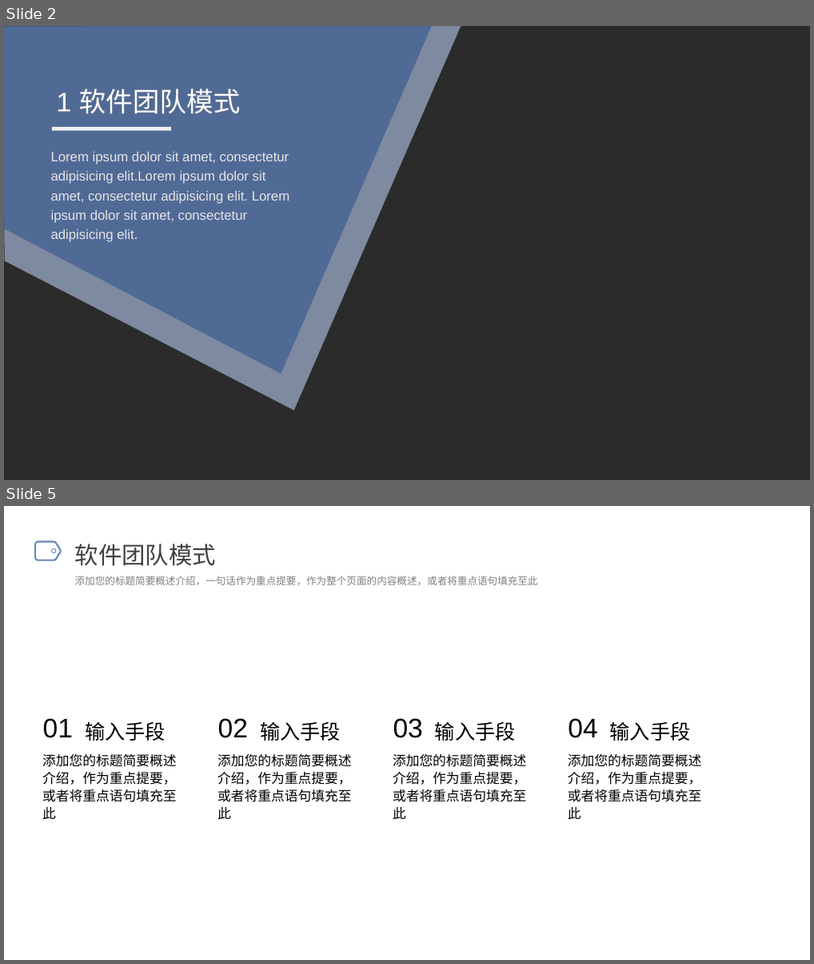
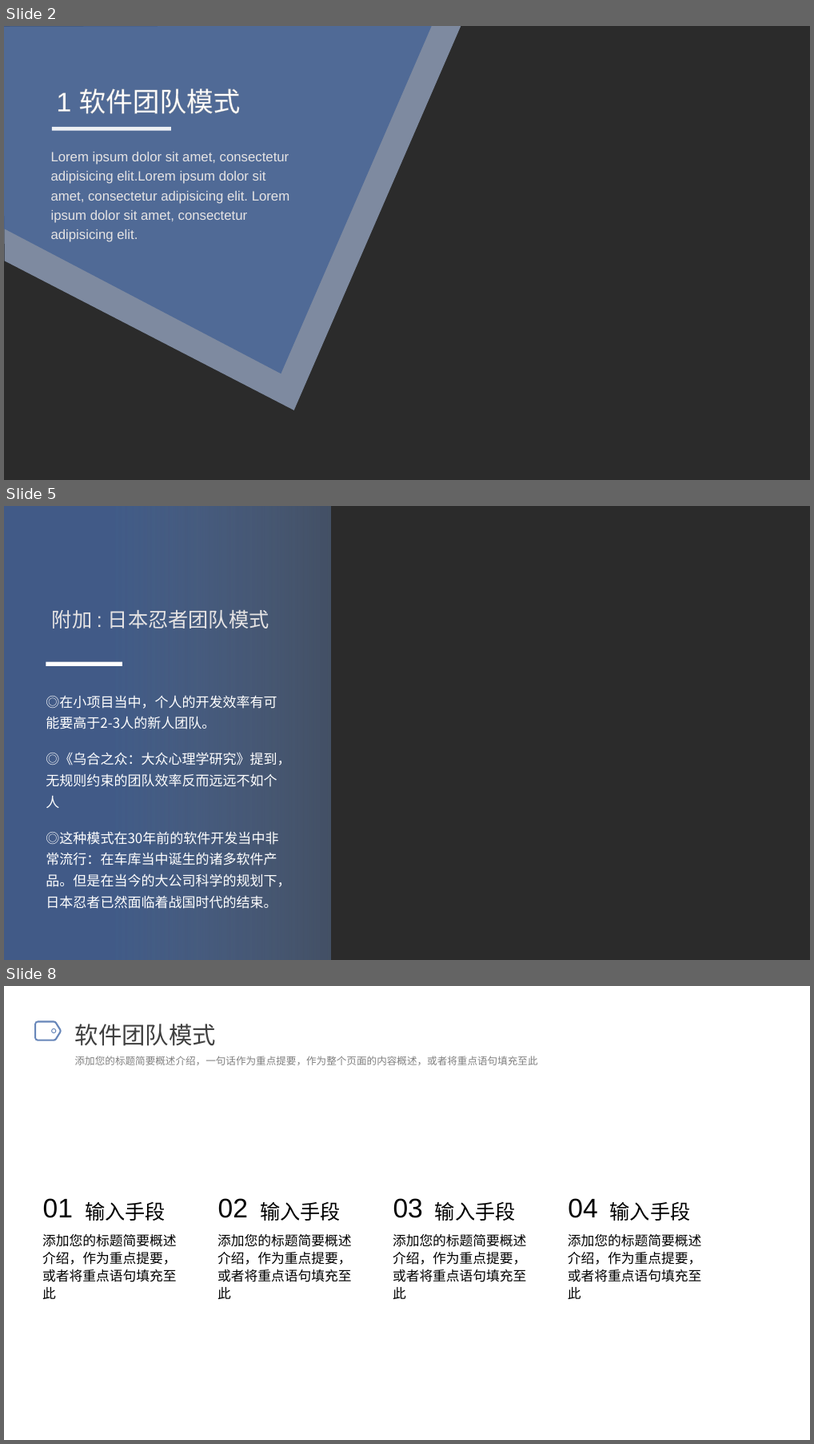
Before and after one commit to OneSilverBullet/SoftwareEngineering, a slide deck: PPT/团队与流程.pptx. Shown one above the other, each under a label of ours: slides 2 and 5 before the commit, slides 2, 5 and 8 after it; the slides between them are not shown. The pictures are 814x964 and 814x1444 pixels, drawn with LibreOffice and Linux fonts; fonts in the diff are those of the drawing; background and template pictures are left out; a plain dark background stands for a picture behind light text. Boxes give left, top, right and bottom in pixels: in the first picture for what was removed or moved away, otherwise in the second. Text is boxed around its words. In the diff, an @@ line names an element or a change of style, - is before the commit and + after.

```diff
--- a/PPT/团队与流程.pptx
+++ b/PPT/团队与流程.pptx
@@ slide 5 added at <box>4,506,810,960</box>, background picture (left out) @@
@@ rectangle added at <box>4,506,330,960</box>, fill gradient #446294 to #6786B9 @@
@@ text added at <box>52,610,270,628</box>, 24 pt, text #E6E4E4 @@
+附加 : 日本忍者团队模式
@@ rectangle added at <box>46,661,122,666</box>, fill #FFFFFF @@
@@ text added at <box>46,695,290,908</box>, 16.2 pt, text #FFFFFF @@
+◎在小项目当中，个人的开发效率有可能要高于2-3人的新人团队。
+◎《乌合之众：大众心理学研究》提到，无规则约束的团队效率反而远远不如个人
+◎这种模式在30年前的软件开发当中非常流行：在车库当中诞生的诸多软件产品。但是在当今的大公司科学的规划下，日本忍者已然面临着战国时代的结束。
@@ what was slide 5 is now slide 8 @@
```
Also in this commit, not shown: 1 slide changed, 3 other slides added, 2 slides removed, 6 other files.
